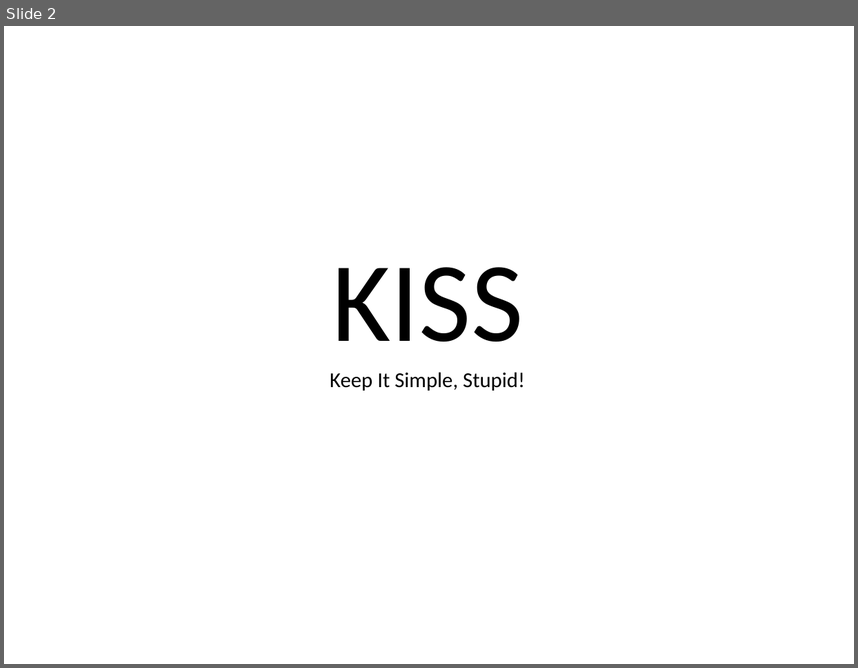
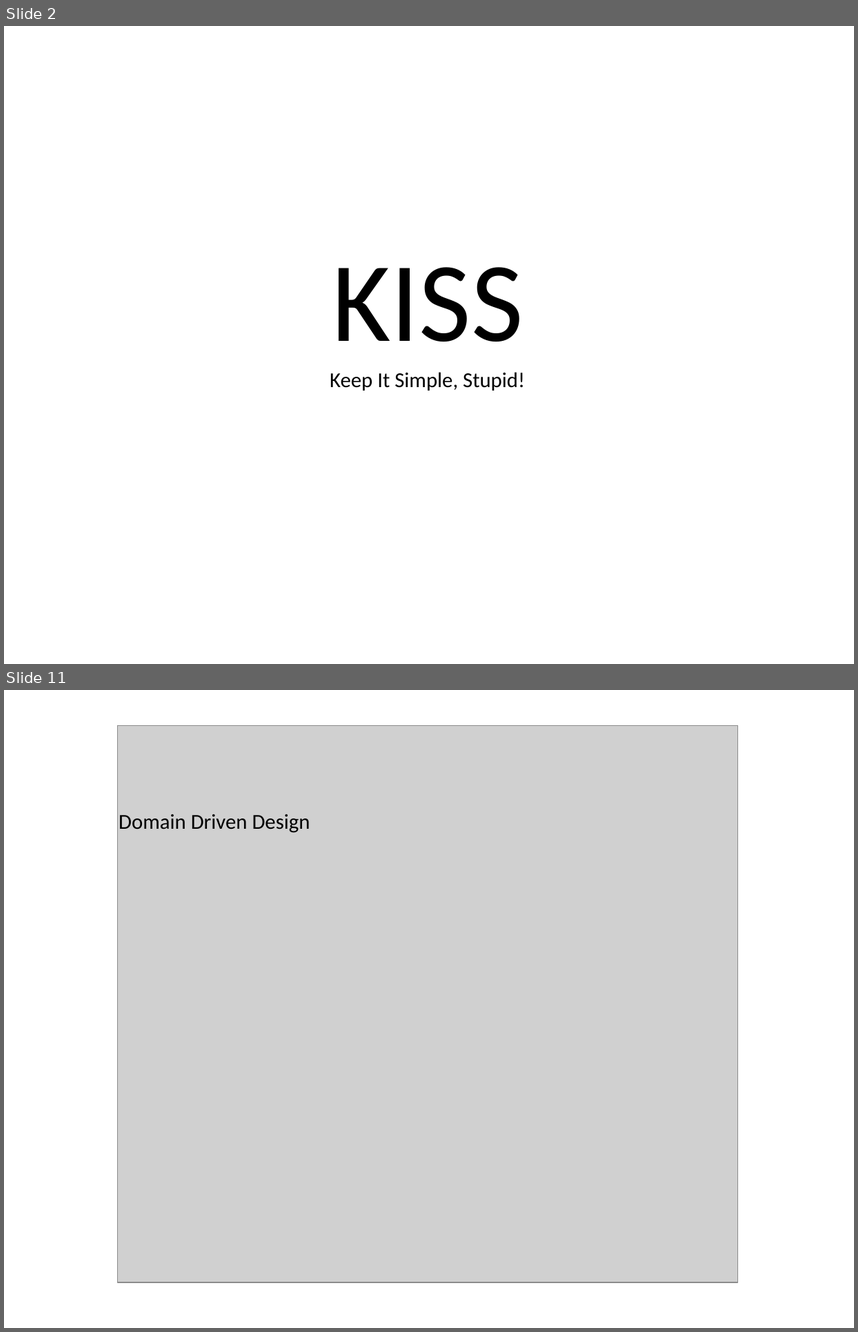
Before and after one commit to hotjk/translation, a slide deck: abstract.pptx. Shown one above the other, each under a label of ours: slide 2 before the commit, slides 2 and 11 after it; the slides between them are not shown. The pictures are 858x668 and 858x1332 pixels, drawn with LibreOffice and Linux fonts; fonts in the diff are those of the drawing; grey boxes stand for pictures. Boxes give left, top, right and bottom in pixels: in the first picture for what was removed or moved away, otherwise in the second. Text is boxed around its words. In the diff, an @@ line names an element or a change of style, - is before the commit and + after.

```diff
--- a/abstract.pptx
+++ b/abstract.pptx
@@ slide 11 added at <box>4,690,854,1328</box>, background #FFFFFF @@
@@ picture added at <box>117,726,737,1283</box> @@
@@ text added at <box>119,814,310,833</box>, 18 pt, text #000000 @@
+Domain Driven Design
```
Also in this commit, not shown: 2 slides changed, 7 other slides added, 1 slide removed.
